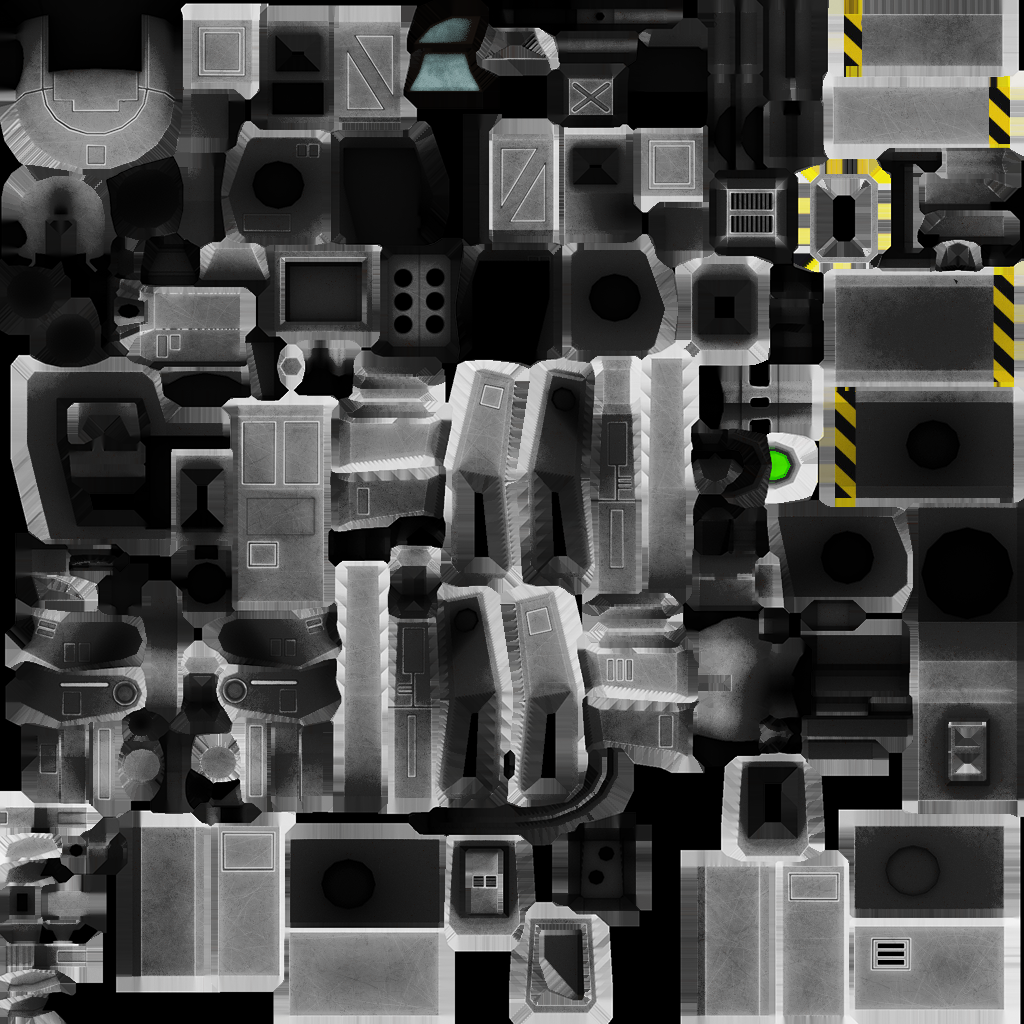
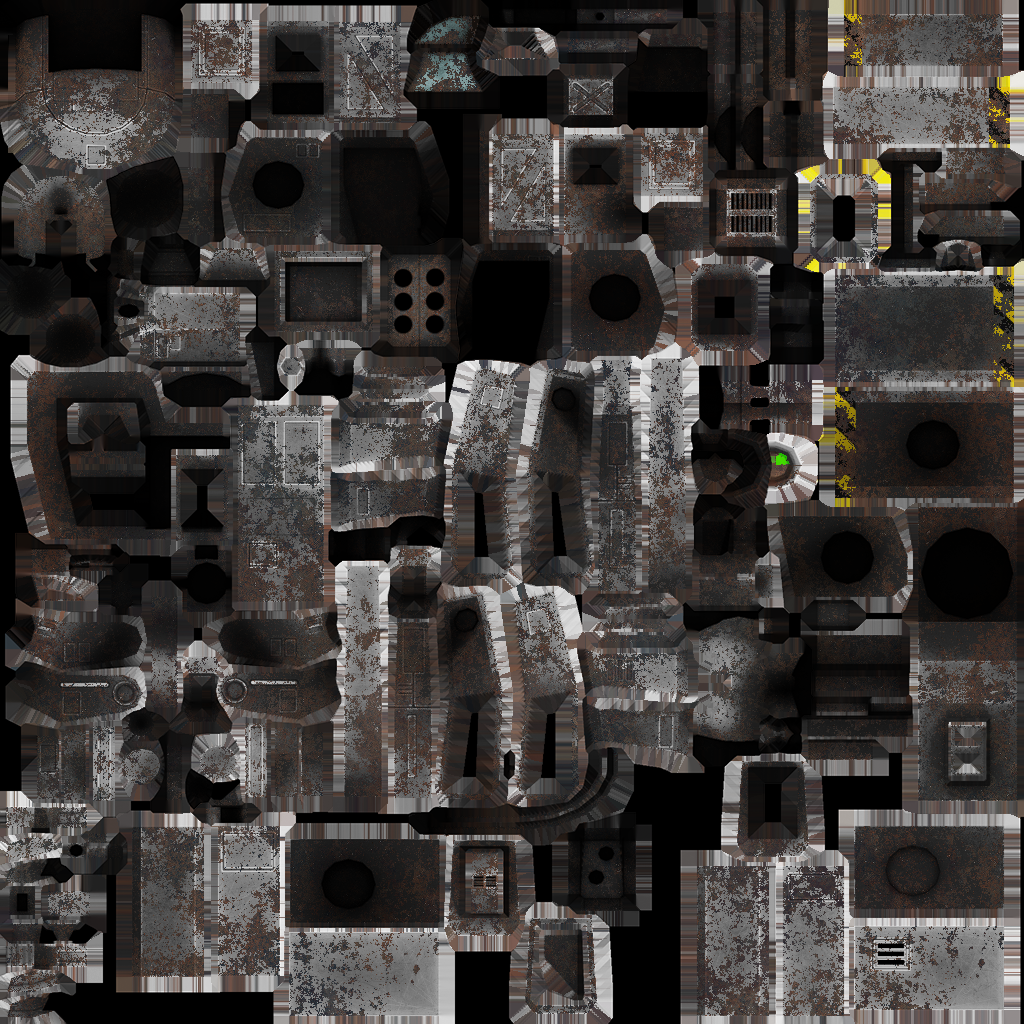
Comparing the layer stacks of the two 1024 × 1024 images. Changes:
painted on "AO" over [8, 9, 61, 251]
painted on "C" over [11, 33, 31, 250]
added layer "X" above "Background" over [0, 0, 1024, 1024]
painted on "Background" over [0, 0, 1024, 1024]